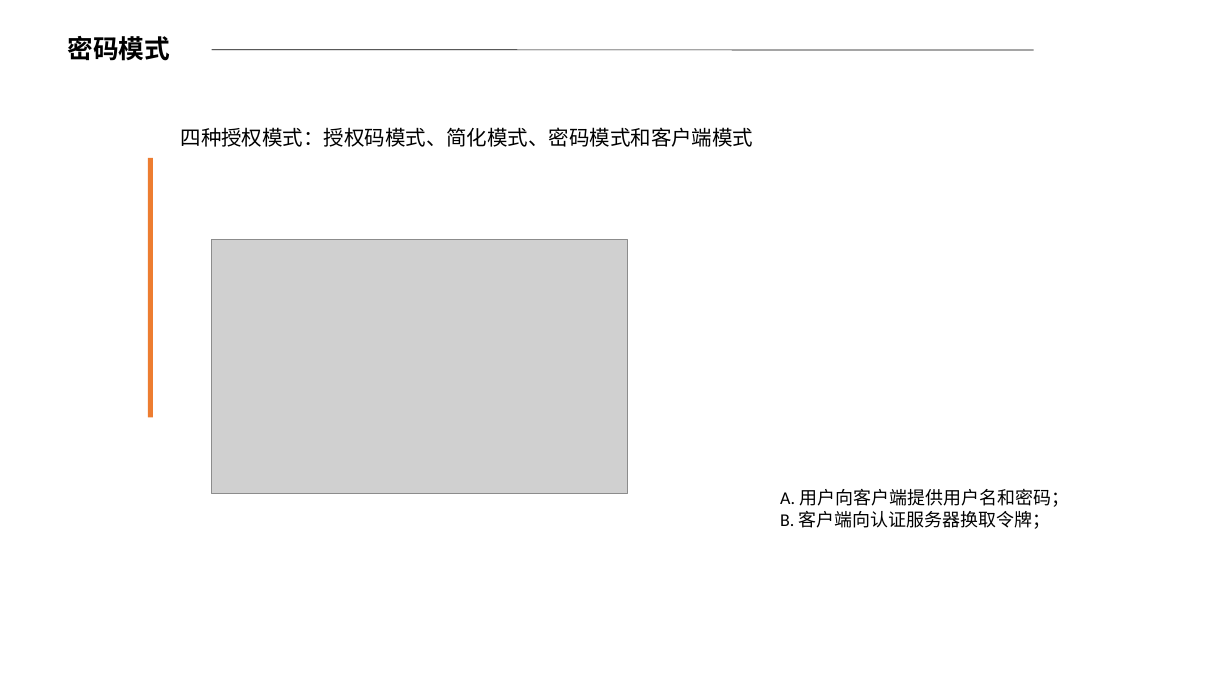
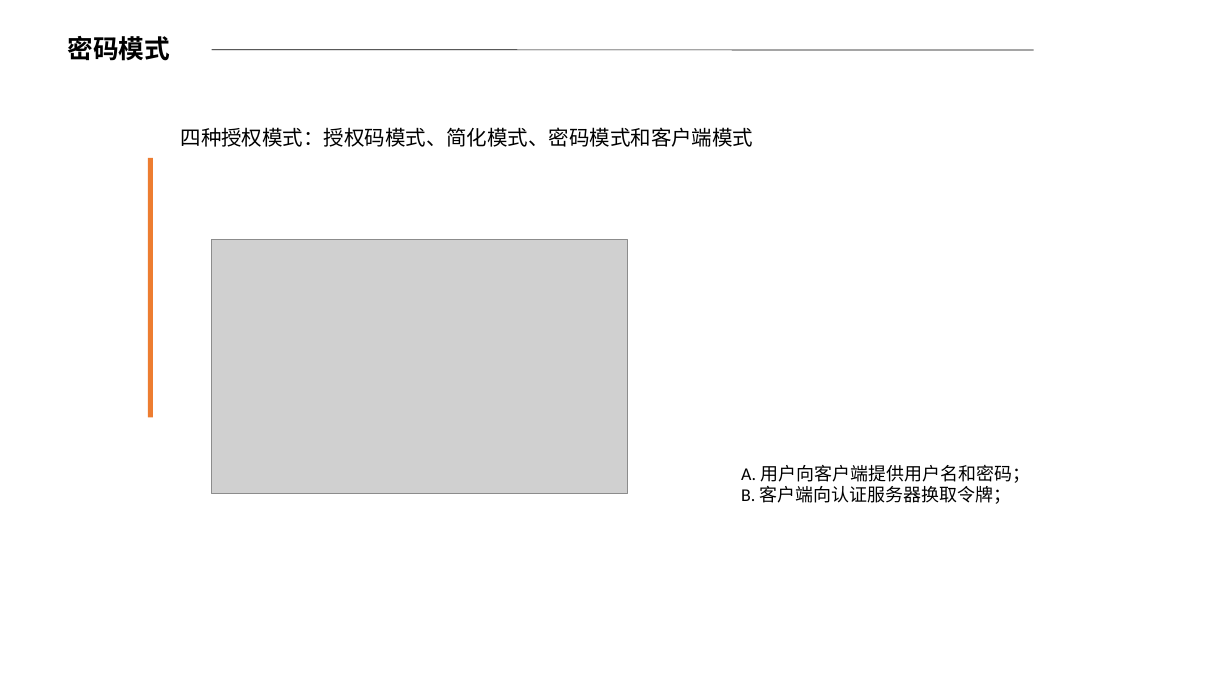
Before and after one commit to lbshold/share, a slide deck: slide 14 of 认证与授权.pptx. Drawn at 1232x693 pixels with LibreOffice and Linux fonts; fonts in the diff are those of the drawing; grey boxes stand for pictures. Boxes give left, top, right and bottom in pixels: in the first picture for what was removed or moved away, otherwise in the second. Text is boxed around its words. In the diff, an @@ line names an element or a change of style, - is before the commit and + after.

```diff
--- a/认证与授权.pptx
+++ b/认证与授权.pptx
@@ text "A. 用户向客户端提供用户名和密码；": place and size @@
-text "A. 用户向客户端提供用户名和密码；" at <box>780,489,1069,529</box>
+text "A. 用户向客户端提供用户名和密码；" at <box>741,465,1030,504</box>
```
Also in this commit, not shown: 1 other slide changed, 1 slide removed.
